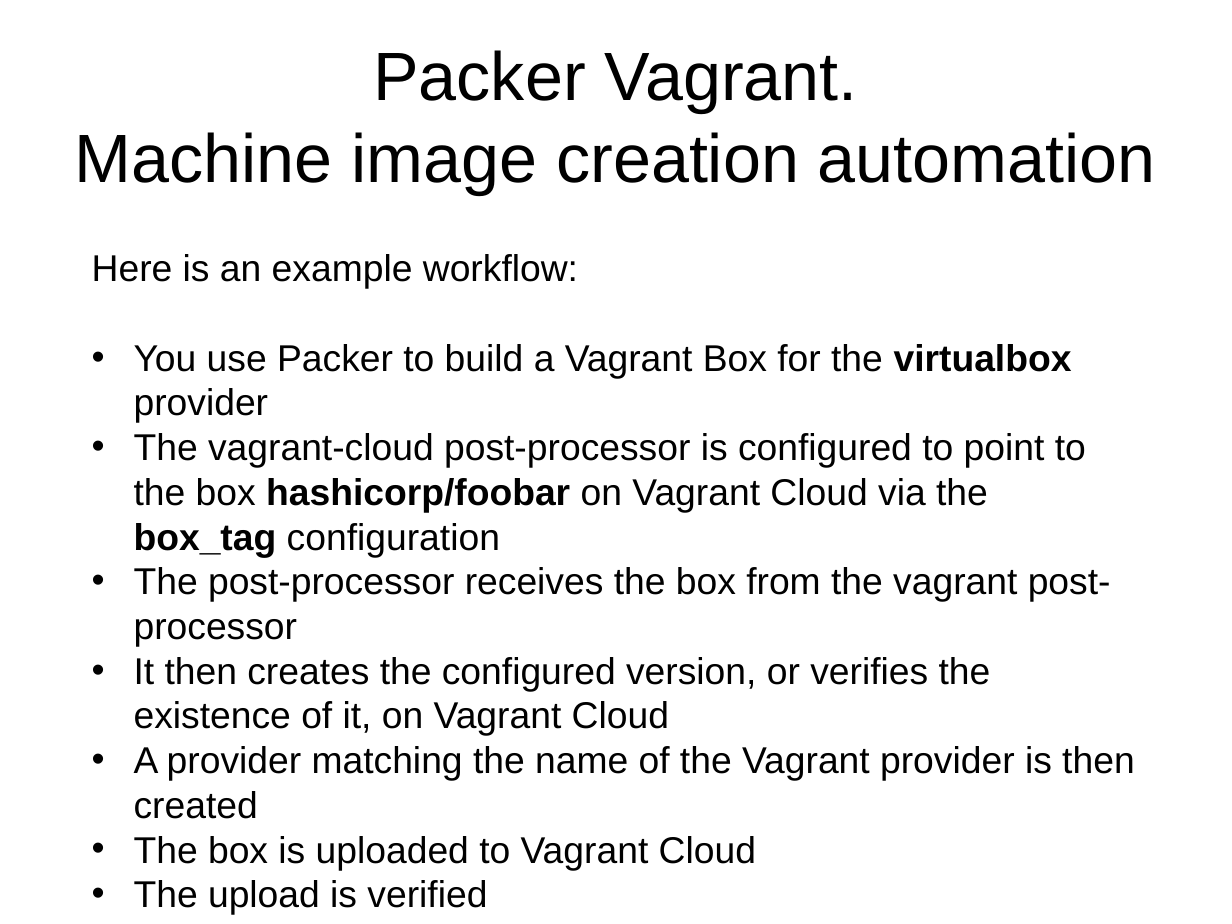
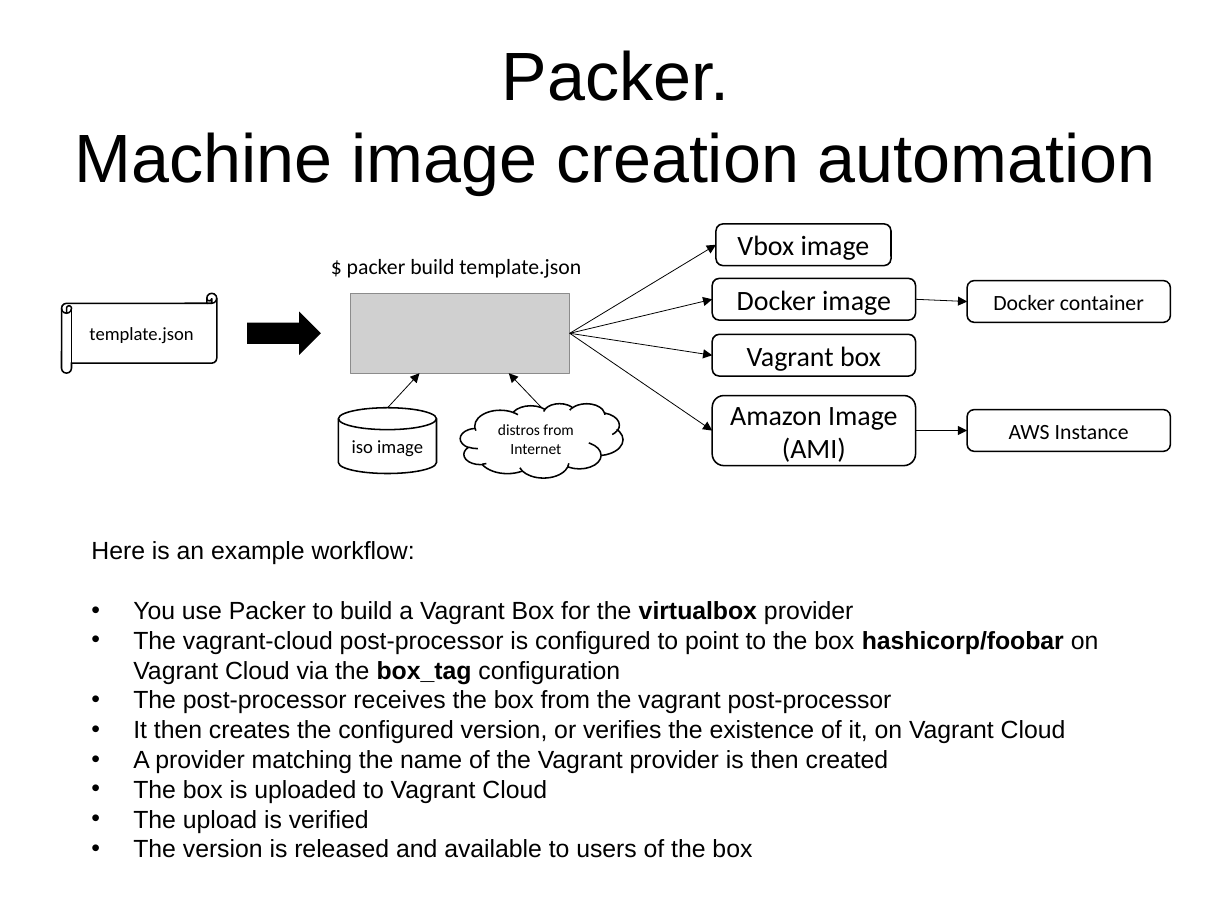
Before and after one commit to j-avdeev/DevOps, a slide deck: slide 1 of DevOps - lec5 - Packer.odp. Drawn at 1232x924 pixels with LibreOffice and Linux fonts; fonts in the diff are those of the drawing; grey boxes stand for pictures. Boxes give left, top, right and bottom in pixels: in the first picture for what was removed or moved away, otherwise in the second. Text is boxed around its words. In the diff, an @@ line names an element or a change of style, - is before the commit and + after.

```diff
--- a/DevOps - lec5 - Packer.odp
+++ b/DevOps - lec5 - Packer.odp
@@ title at <box>74,50,1156,194</box>: text changed @@
-Packer Vagrant.
-Machine image creation automation
+Packer.
+Machine image creation automation
@@ freeform shape added at <box>717,224,892,265</box>, fill #FFFFFF, outline #000000 0.99 pt, 18 pt, text #000000 @@
+Vbox image
@@ text added at <box>347,259,581,278</box>, 14 pt, text #000000 @@
+$ packer build template.json
@@ arrow added from (570, 333) to (717, 245), #000000 0.51 pt @@
@@ freeform shape added at <box>61,293,217,372</box>, fill #FFFFFF, outline #000000 0.99 pt, 12 pt, text #000000 @@
+template.json
@@ picture added at <box>351,293,570,372</box> @@
@@ freeform shape added at <box>712,278,916,320</box>, fill #FFFFFF, outline #000000 0.99 pt, 18 pt, text #000000 @@
+Docker image
@@ freeform shape added at <box>967,281,1171,322</box>, fill #FFFFFF, outline #000000 0.99 pt, 14 pt, text #000000 @@
+Docker container
@@ freeform shape added at <box>248,313,320,353</box>, fill #000000, outline #000000 0.99 pt @@
@@ arrow added from (570, 333) to (712, 300), #000000 0.51 pt @@
@@ arrow added from (916, 300) to (967, 302), #000000 0.51 pt @@
@@ arrow added from (570, 333) to (712, 356), #000000 0.51 pt @@
@@ arrow added from (570, 333) to (712, 430), #000000 0.51 pt @@
@@ freeform shape added at <box>712,334,916,376</box>, fill #FFFFFF, outline #000000 0.99 pt, 18 pt, text #000000 @@
+Vagrant box
@@ arrow added from (388, 408) to (419, 373), #000000 0.51 pt @@
@@ arrow added from (542, 408) to (509, 373), #000000 0.51 pt @@
@@ freeform shape added at <box>339,408,437,474</box>, fill #FFFFFF, outline #000000 0.99 pt, 12 pt, text #000000 @@
+iso image
@@ freeform shape added at <box>461,404,624,478</box>, fill #FFFFFF, outline #000000 0.99 pt, 10 pt, text #000000 @@
+distros from Internet
@@ freeform shape added at <box>712,396,916,466</box>, fill #FFFFFF, outline #000000 0.99 pt, 18 pt, text #000000 @@
+Amazon Image (AMI)
@@ freeform shape added at <box>967,410,1171,452</box>, fill #FFFFFF, outline #000000 0.99 pt, 14 pt, text #000000 @@
+AWS Instance
@@ arrow added from (916, 430) to (967, 430), #000000 0.51 pt @@
@@ text "Here is an example workflow:": place and size @@
-text "Here is an example workflow:" at <box>92,254,1134,915</box>
+text "Here is an example workflow:" at <box>91,541,1099,858</box>
@@ text "Here is an example workflow:" at <box>91,541,1099,858</box>: size 24 to 16 pt @@
```
Also in this commit, not shown: 1 slide added, 1 other file.
